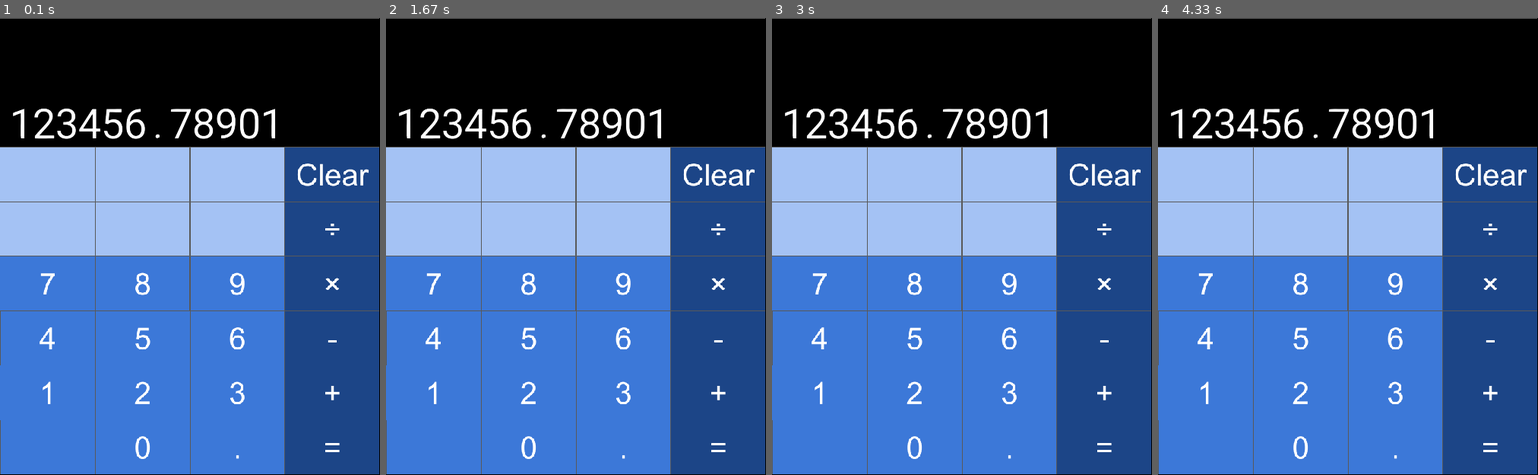
Above: before the commit, frames 1-4 (left to right).
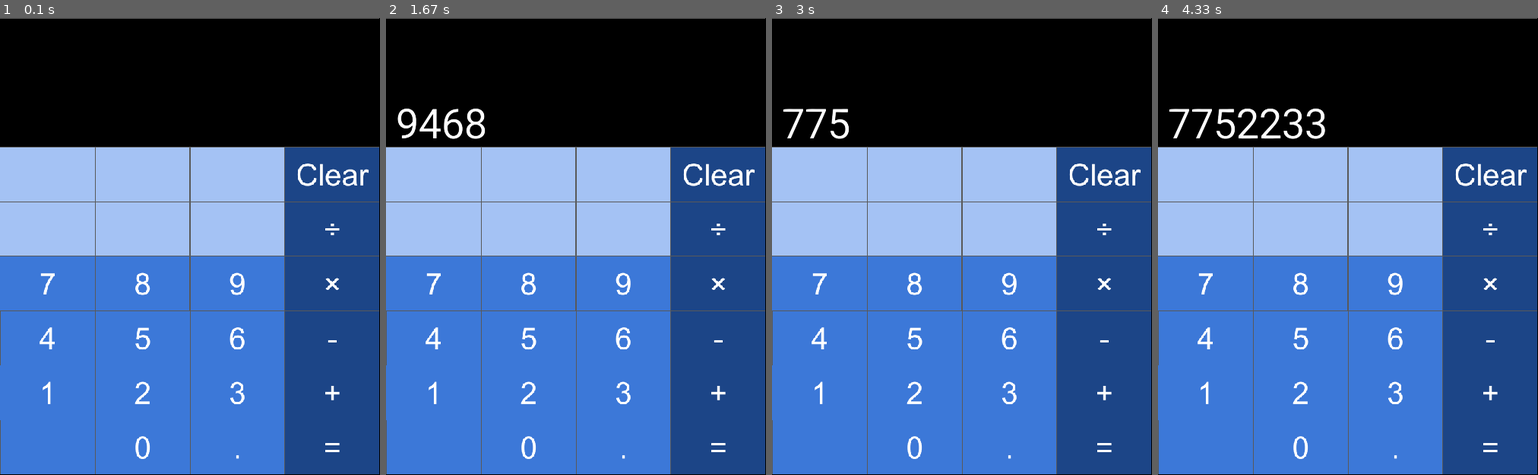
Above: after the commit, the same moments.

Repository: jmancodes27/Calculator-pygame
Game: pygame game, started from calculator/calculator.py
The game is run twice, just before and just after one commit, with the same random seed, the same clock (stepped at 60 frames per second) and the same inputs.
Inputs (mouse positions are in pixels of both pictures, inside the frame that each line leads up to):
- Up to frame 1 (0.1 s): no input
- Up to frame 2 (1.67 s): click (576, 273) at 0.38 s; click (458, 356) at 0.72 s; click (583, 91) at 1.05 s; click (576, 301) at 1.38 s
- Up to frame 3 (3 s): click (1060, 205) at 1.72 s; click (836, 292) at 2.05 s; press the mouse at (836, 292) at 2.37 s; move the mouse to (943, 214) at 2.47 s; release the mouse at (1045, 136) at 2.6 s; click (870, 328) at 2.72 s
- Up to frame 4 (4.33 s): click (1291, 379) at 3.05 s; press the mouse at (1291, 379) at 3.37 s; move the mouse to (1283, 328) at 3.47 s; release the mouse at (1272, 283) at 3.6 s; click (1370, 374) at 3.72 s; press the mouse at (1370, 374) at 4.03 s; move the mouse to (1348, 241) at 4.13 s; release the mouse at (1325, 109) at 4.27 s

The runs differ from the first frame. In frame 1, 1.5% of the frame differs, in the area x 3-73%, y 19-27%; in frame 2, 1.7%; in frame 3, 1.5%; in frame 4, 1.8%.

Commit message:
First working prototype of the calculator! Still cant handle division or decimals very well though.

Diff:
--- a/calculator/calculator.py
+++ b/calculator/calculator.py
@@ -16,7 +16,7 @@
 dot = pygame.image.load("Dot.png")
 calculator = pygame.image.load("calc_gui.png")
 calculator = pygame.transform.scale(calculator, (int(calculator.get_width() * 0.75), int(calculator.get_height() * 0.75)))
-cur_num_disp = [one, two, three, four, five, six, dot, seven, eight, nine, zero, one]
+cur_num_disp = []
 mouse_pos_x = 0
 mouse_pos_y = 0
 mouse_column = 0
@@ -27,6 +27,10 @@
 cur_num = 0
 sol_num = 0
 operation = 7
+
+test_var = "1234.56789"
+print(test_var[4])
+
 pygame.init()
 running = True
 
@@ -100,10 +104,36 @@
         mouse_was_pressed = True
     if not pygame.mouse.get_pressed()[0]:
         mouse_was_pressed = False
-    print(nums[cur_num])
+    #print(nums[cur_num])
     screen.fill((0, 0, 0))
     screen.blit(calculator, (0, 0))
+    cur_num_disp.clear()
+    for i in range(len(nums[cur_num])):
+        #if len(nums[cur_num]) <= i:
+            #break
+        if nums[cur_num][i] == "0":
+            cur_num_disp.append(zero)
+        elif nums[cur_num][i] == "1":
+            cur_num_disp.append(one)
+        elif nums[cur_num][i] == "2":
+            cur_num_disp.append(two)
+        elif nums[cur_num][i] == "3":
+            cur_num_disp.append(three)
+        elif nums[cur_num][i] == "4":
+            cur_num_disp.append(four)
+        elif nums[cur_num][i] == "5":
+            cur_num_disp.append(five)
+        elif nums[cur_num][i] == "6":
+            cur_num_disp.append(six)
+        elif nums[cur_num][i] == "7":
+            cur_num_disp.append(seven)
+        elif nums[cur_num][i] == "8":
+            cur_num_disp.append(eight)
+        elif nums[cur_num][i] == "9":
+            cur_num_disp.append(nine)
     for i in range(12):
+        if len(cur_num_disp) <= i:
+            break
         screen.blit(cur_num_disp[i], (-200 + i * 30, -135))
 
     pygame.display.flip()
